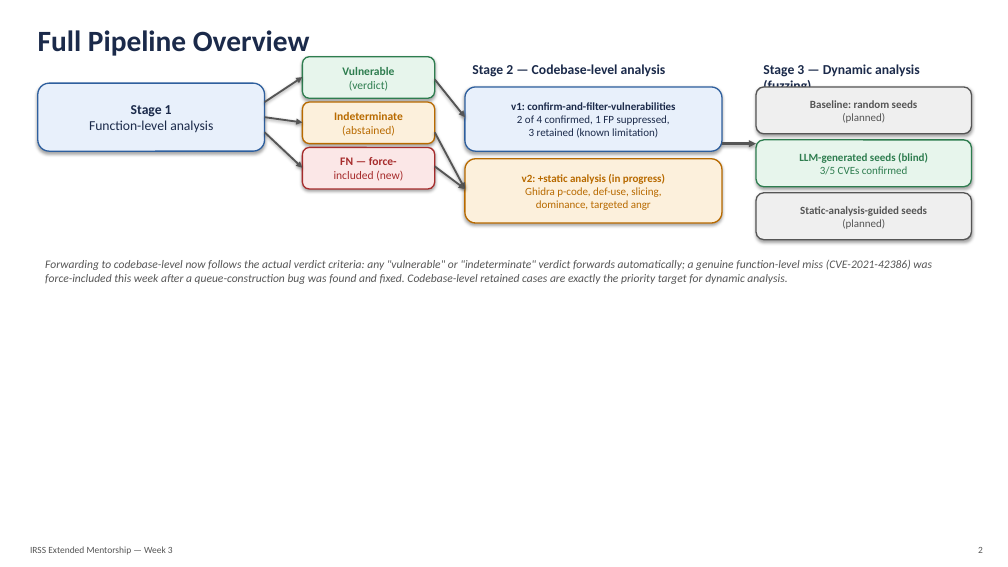
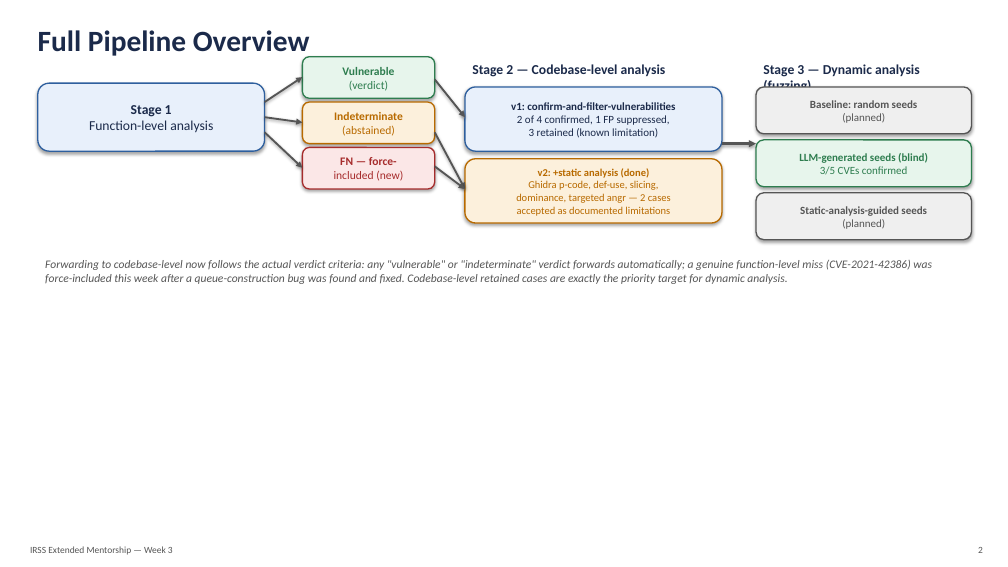
Before and after one commit to valentinaRossi10/OneMonthExtension, a slide deck: slide 2 of presentations/W3_progress.pptx. Drawn at 1008x567 pixels with LibreOffice and Linux fonts; fonts in the diff are those of the drawing. Boxes give left, top, right and bottom in pixels: in the first picture for what was removed or moved away, otherwise in the second. Text is boxed around its words. In the diff, an @@ line names an element or a change of style, - is before the commit and + after.

```diff
--- a/presentations/W3_progress.pptx
+++ b/presentations/W3_progress.pptx
@@ text in rounded rectangle at [538, 168, 650, 178]: text changed; size 10.5 to 10 pt @@
-v2: +static analysis (in progress)
+v2: +static analysis (done)
@@ text in rounded rectangle at [516, 193, 671, 216]: text changed; size 10.5 to 10 pt @@
-dominance, targeted angr
+dominance, targeted angr — 2 cases
+accepted as documented limitations
@@ text in rounded rectangle at [528, 180, 659, 190]: size 10.5 to 10 pt in "Ghidra p-code, def-use, slicing," @@
```
Also in this commit, not shown: 3 other slides changed, 1 slide added, 25 other files.
